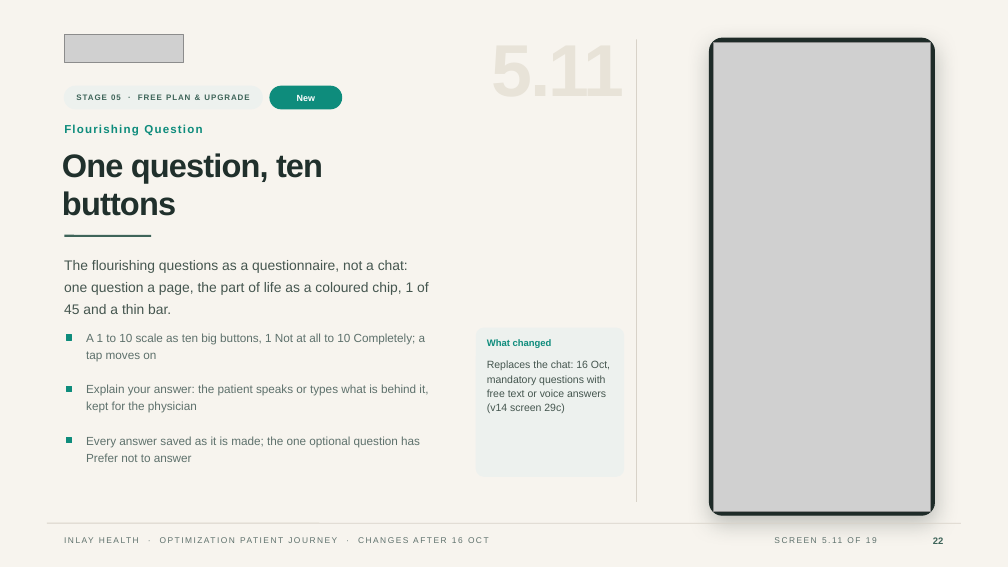
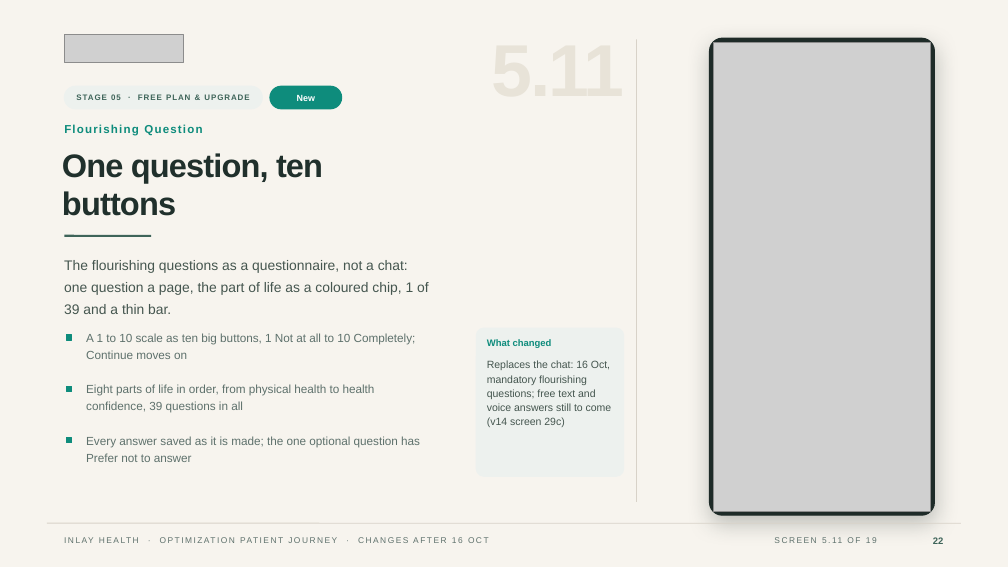
Before and after one commit to ankushthakur-glitch/Human-Optimization-Lab, a slide deck: slide 22 of Inlay Health - Optimization Patient Journey_15 changes only.pptx. Drawn at 1008x567 pixels with LibreOffice and Linux fonts; fonts in the diff are those of the drawing; grey boxes stand for pictures. Boxes give left, top, right and bottom in pixels: in the first picture for what was removed or moved away, otherwise in the second. Text is boxed around its words. In the diff, an @@ line names an element or a change of style, - is before the commit and + after.

```diff
--- a/Inlay Health - Optimization Patient Journey_15 changes only.pptx
+++ b/Inlay Health - Optimization Patient Journey_15 changes only.pptx
@@ text at (64,260,429,314): text changed @@
-The flourishing questions as a questionnaire, not a chat: one question a page, the part of life as a coloured chip, 1 of 45 and a thin bar.
+The flourishing questions as a questionnaire, not a chat: one question a page, the part of life as a coloured chip, 1 of 39 and a thin bar.
@@ text at (86,333,416,359): text changed @@
-A 1 to 10 scale as ten big buttons, 1 Not at all to 10 Completely; a tap moves on
+A 1 to 10 scale as ten big buttons, 1 Not at all to 10 Completely; Continue moves on
@@ text at (86,384,375,413): text changed @@
-Explain your answer: the patient speaks or types what is behind it, kept for the physician
+Eight parts of life in order, from physical health to health confidence, 39 questions in all
@@ text at (487,360,612,427): text changed @@
-Replaces the chat: 16 Oct, mandatory questions with free text or voice answers (v14 screen 29c)
+Replaces the chat: 16 Oct, mandatory flourishing questions; free text and voice answers still to come (v14 screen 29c)
```
Also in this commit, not shown: 2 other slides changed, 1 other file.
